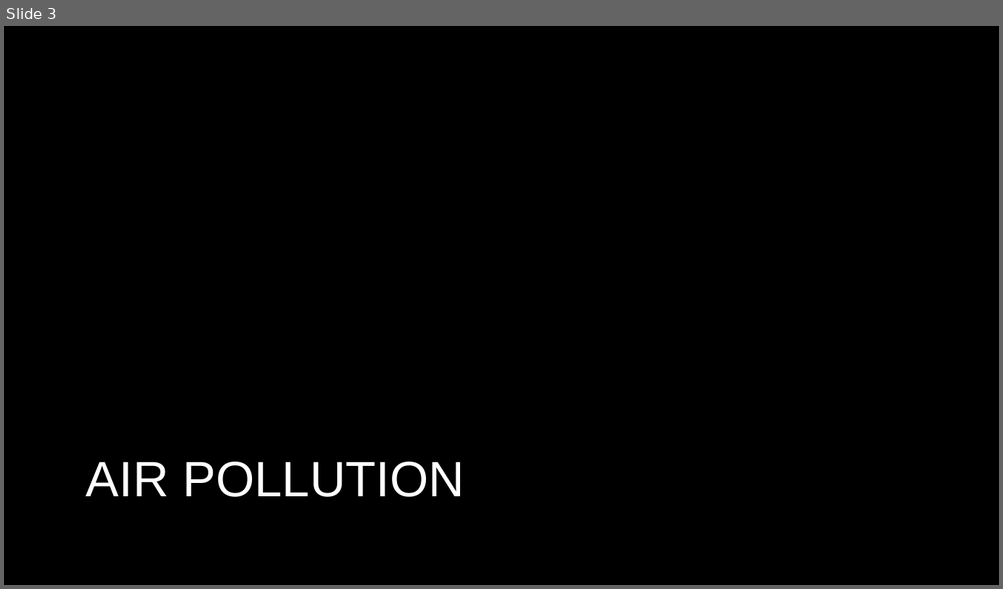
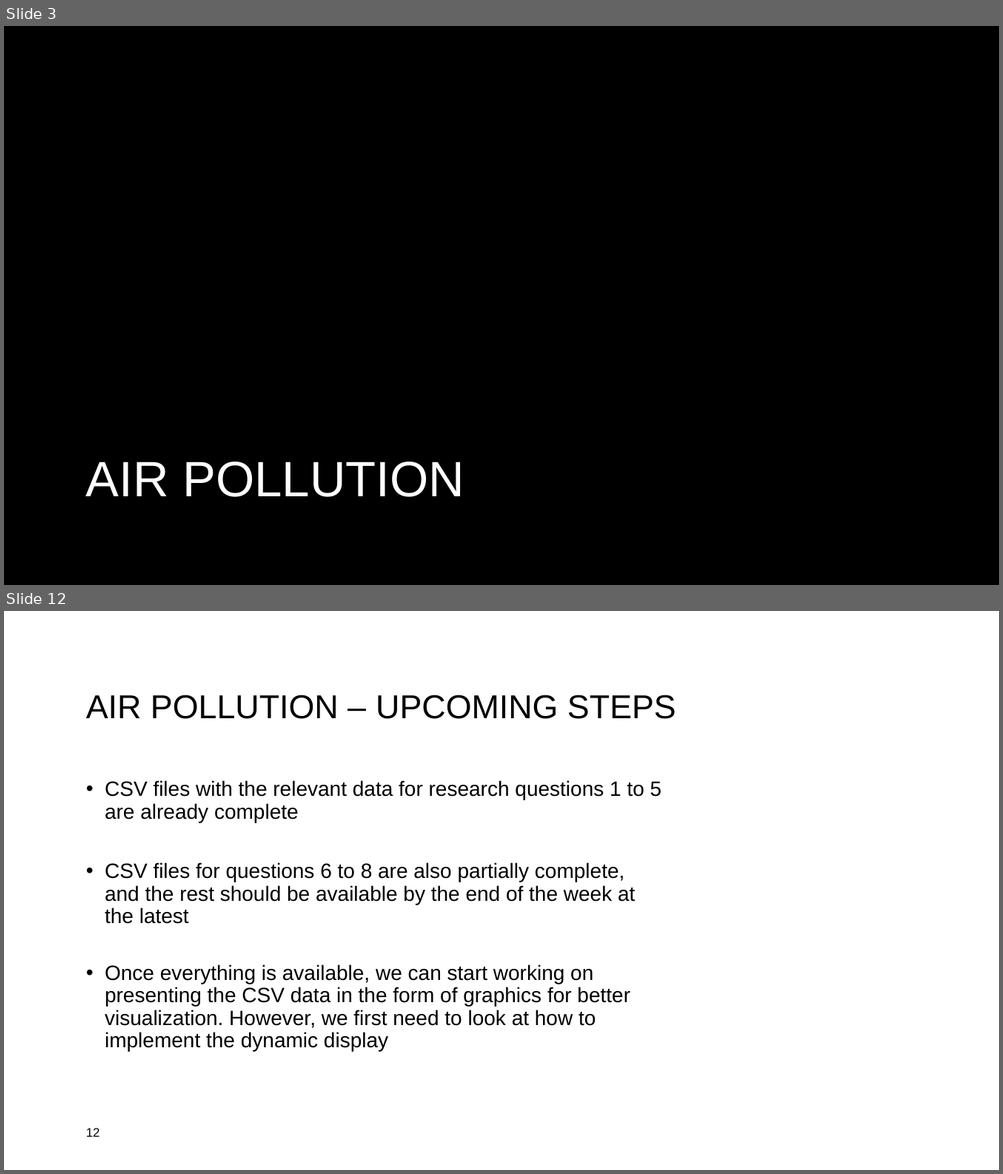
Before and after one commit to lennartklose96/DataScienceProject, a slide deck: Data-Science-Project2Präsi.pptx. Shown one above the other, each under a label of ours: slide 3 before the commit, slides 3 and 12 after it; the slides between them are not shown. The pictures are 1003x589 and 1003x1174 pixels, drawn with LibreOffice and Linux fonts; fonts in the diff are those of the drawing; background and template pictures are left out. Boxes give left, top, right and bottom in pixels: in the first picture for what was removed or moved away, otherwise in the second. Text is boxed around its words. In the diff, an @@ line names an element or a change of style, - is before the commit and + after.

Commit message:
added data from France & updated powerpoint

```diff
--- a/Data-Science-Project2Präsi.pptx
+++ b/Data-Science-Project2Präsi.pptx
@@ slide 12 added at (4, 611, 999, 1170), background #FFFFFF @@
@@ title added at (86, 695, 676, 719), 32 pt, text #000000 @@
+AIR POLLUTION – UPCOMING STEPS
@@ text added at (105, 780, 662, 1051), 20 pt, text #000000 @@
+• CSV files with the relevant data for research questions 1 to 5 are already complete
+• CSV files for questions 6 to 8 are also partially complete, and the rest should be available by the end of the week at the latest
+• Once everything is available, we can start working on presenting the CSV data in the form of graphics for better visualization. However, we first need to look at how to implement the dynamic display
@@ page number added at (86, 1128, 100, 1137), 12 pt, text #000000 @@
+12
```
Also in this commit, not shown: 7 slides changed, 3 other slides added, 6 other files.
